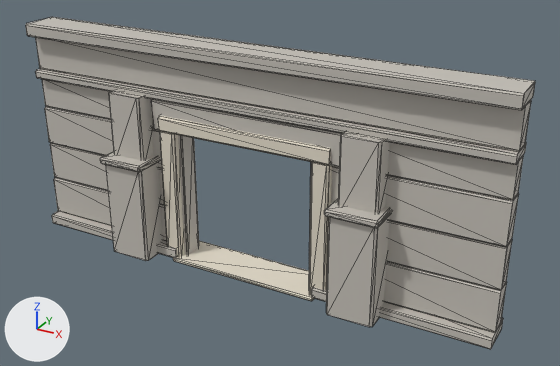
An edit to the glTF model assets/wall_door.glb, drawn before and after from the same camera.
Before and after are seen from a 50 mm lens placed at (8.16, -13.45, 9.06), pointed at (0.74, 0.05, 2.31). The lights are fixed; the arrows at lower left show +X, +Y and +Z. The older version comes first. Mesh edges are drawn as thin lines. Vertices at exactly the same position are counted once.

Objects in the first picture: 'wall_door'.
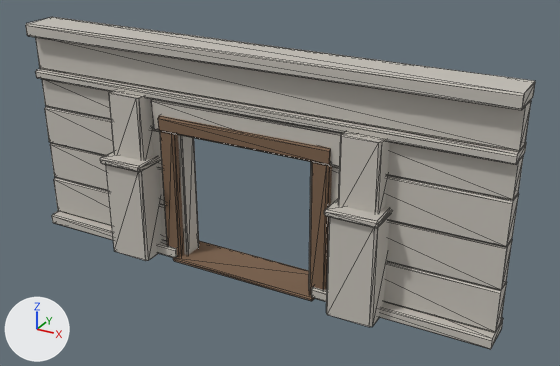
Changed parts and their boxes (x1, y1, x2, y2) in the pictures (560 x 366 px):
part 1 of me_wall_door, recoloured (pale yellow to brown)
    both: (158, 115, 332, 301)

The change, as a list of edits to the scene's bpy script:
```text
Add mat_mat_oak:
    mat_mat_oak = principled_material('MAT:oak')
    mat_mat_oak.base_color = (0.2, 0.12, 0.07)  # brown #7c614b
    mat_mat_oak.roughness = 0.85
Change me_wall_door:
    where me_wall_door.from_pydata(...)  # 440 vertices, 776 faces; spans x -5.7..5.7, y -0.97..0.52, z -0.05..5.2
    used by ob_wall_door; location = (0.0, 0.0, 0.0)
    me_wall_door part 1: all 128 faces that had it switch from mat_mat_timber (pale yellow #e5ddcb) to mat_mat_oak (brown #7c614b)
```
